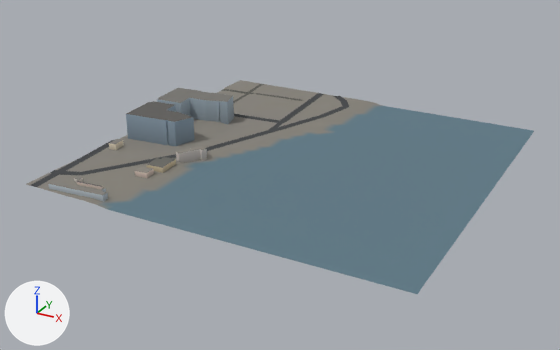
The glTF model public/tiles/sf/t1_6.glb as it was, and as the next commit left it.
The view is the same before and after, from a 50 mm lens placed at (1187.0, -4106.0, 394.0), pointed at (728.0, -3271.0, -24.0). The axes (+X, +Y, +Z) are drawn at lower left. The lights are the same throughout. The picture after the commit comes second. Where no turn or scale is listed for an object, it has been applied to the vertices. Vertices at exactly the same position are counted once.

Before the edit, the objects in view are built like this:
```python
me_buildings = bpy.data.meshes.new('buildings')
me_buildings.from_pydata(...)  # 198 vertices, 279 faces; spans x -250.0..-104.0, y -245.0..77.0, z 0.0..40.0
me_buildings.materials.append(mat_building)
me_ground = bpy.data.meshes.new('ground')
me_ground.from_pydata(...)  # 1076 vertices, 1994 faces; spans x -250.0..250.0, y -250.0..250.0, z 0.0..8.0
me_ground.materials.append(mat_ground)
me_roads = bpy.data.meshes.new('roads')
me_roads.from_pydata(...)  # 380 vertices, 364 faces; spans x -255.0..-25.0, y -250.0..254.0, z 2.0..4.0
me_roads.materials.append(mat_road)
ob_buildings = bpy.data.objects.new('buildings', me_buildings)
ob_buildings.location = (750.0, -3250.0, 0.0)
ob_ground = bpy.data.objects.new('ground', me_ground)
ob_ground.location = (750.0, -3250.0, 0.0)
ob_roads = bpy.data.objects.new('roads', me_roads)
ob_roads.location = (750.0, -3250.0, 0.0)
```
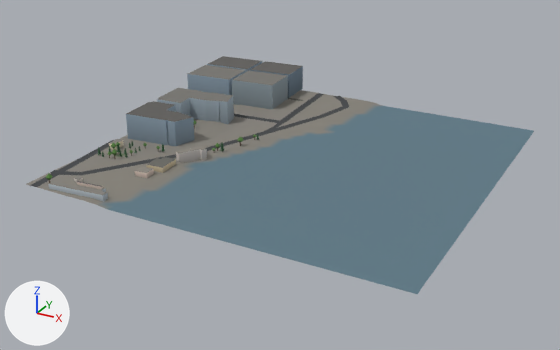
Changed parts and their boxes [x1, y1, x2, y2] in the pictures (560 x 350 px):
'buildings', reshaped (37% wider, 28% taller)
    before: [48, 88, 234, 202]
    after: [48, 56, 303, 202]
part 1 of me_buildings, added
    after: [187, 65, 246, 95]
part 2 of me_buildings, added
    after: [207, 56, 262, 72]
part 3 of me_buildings, added
    after: [232, 71, 288, 109]
part 4 of me_buildings, added
    after: [250, 61, 303, 98]

What the commit changed:
me_buildings is used by ob_buildings; location (750.0, -3250.0, 0.0).
me_buildings had 198 vertices, 279 faces and spanned x -250.0..-104.0, y -245.0..77.0, z 0.0..40.0.
me_buildings now has 230 vertices, 319 faces and spans x -283.0..-104.0, y -245.0..260.0, z 0.0..42.0.
me_buildings part 1: the loose piece of 8 vertices spanning x -151.0..-132.0, y -164.0..-148.0, z 3.0..10.0 is copied, and the copy is scaled about its middle by (4.28, 3.78, 5.73), then moved by (-97.0, 317.0, 15.0); it spans x -279.0..-199.0, y 129.0..193.0, z 1.0..42.0.
me_buildings part 2: the loose piece of 8 vertices spanning x -151.0..-132.0, y -164.0..-148.0, z 3.0..10.0 is copied, and the copy is scaled about its middle by (4.27, 3.61, 5.54), then moved by (-102.0, 380.0, 16.0); it spans x -283.0..-204.0, y 193.0..254.0, z 2.0..42.0.
me_buildings part 3: the loose piece of 8 vertices spanning x -151.0..-132.0, y -164.0..-148.0, z 3.0..10.0 is copied, and the copy is scaled about its middle by (3.95, 3.78, 5.57), then moved by (-20.0, 323.0, 16.0); it spans x -198.0..-125.0, y 135.0..199.0, z 2.0..42.0.
me_buildings part 4: the loose piece of 8 vertices spanning x -151.0..-132.0, y -164.0..-148.0, z 3.0..10.0 is copied, and the copy is scaled about its middle by (3.95, 3.61, 5.5), then moved by (-24.0, 385.0, 16.0); it spans x -203.0..-129.0, y 199.0..260.0, z 3.0..42.0.
